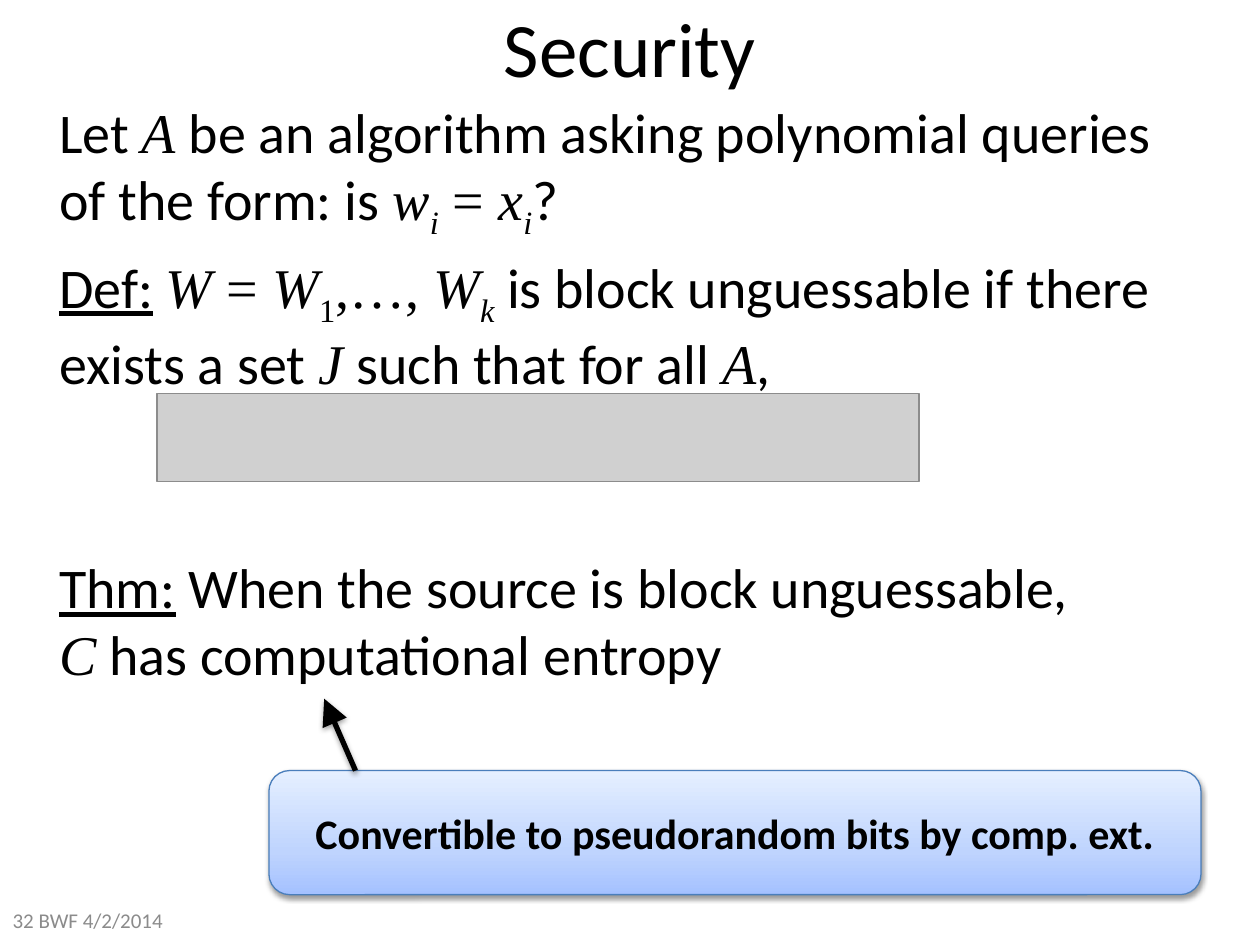
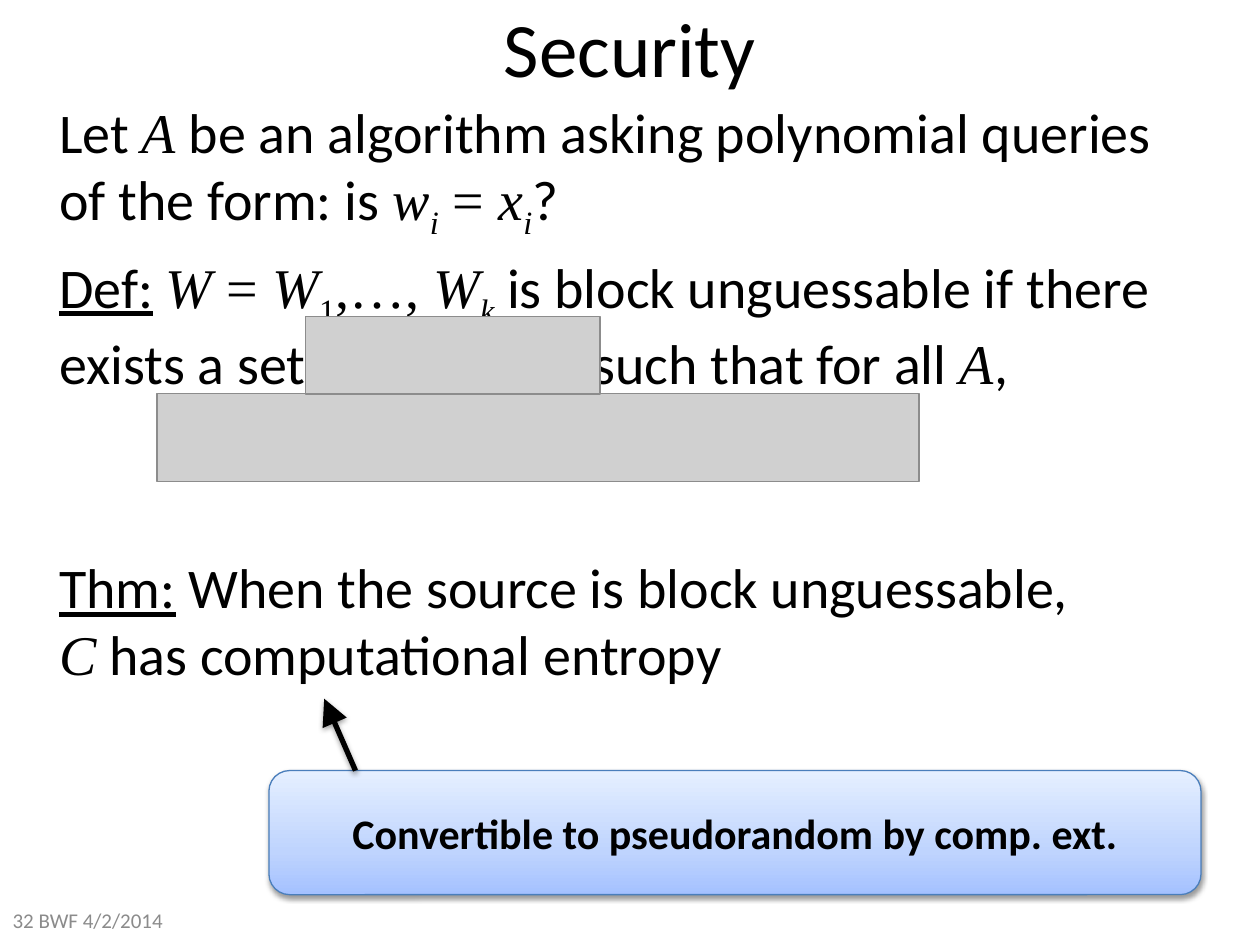
Before and after one commit to xianruimeng/comp-fuzzy-ext, a slide deck: slide 32 of constantRate/KeyDerivationWithNegativeUsable.pptx. Drawn at 1260x945 pixels with LibreOffice and Linux fonts; fonts in the diff are those of the drawing; grey boxes stand for pictures. Boxes give left, top, right and bottom in pixels: in the first picture for what was removed or moved away, otherwise in the second. Text is boxed around its words. In the diff, an @@ line names an element or a change of style, - is before the commit and + after.

```diff
--- a/constantRate/KeyDerivationWithNegativeUsable.pptx
+++ b/constantRate/KeyDerivationWithNegativeUsable.pptx
@@ text at (x1=59, y1=269, x2=1149, y2=397): text changed @@
-Def: W = W1,…, Wk is block unguessable if there exists a set J such that for all A,
+Def: W = W1,…, Wk is block unguessable if there exists a set such that for all A,
@@ picture added at (x1=306, y1=316, x2=600, y2=393) @@
@@ text in rounded rectangle at (x1=352, y1=819, x2=1118, y2=856): text changed @@
-Convertible to pseudorandom bits by comp. ext.
+Convertible to pseudorandom by comp. ext.
```
Also in this commit, not shown: 19 other slides changed, 3 slides added.
